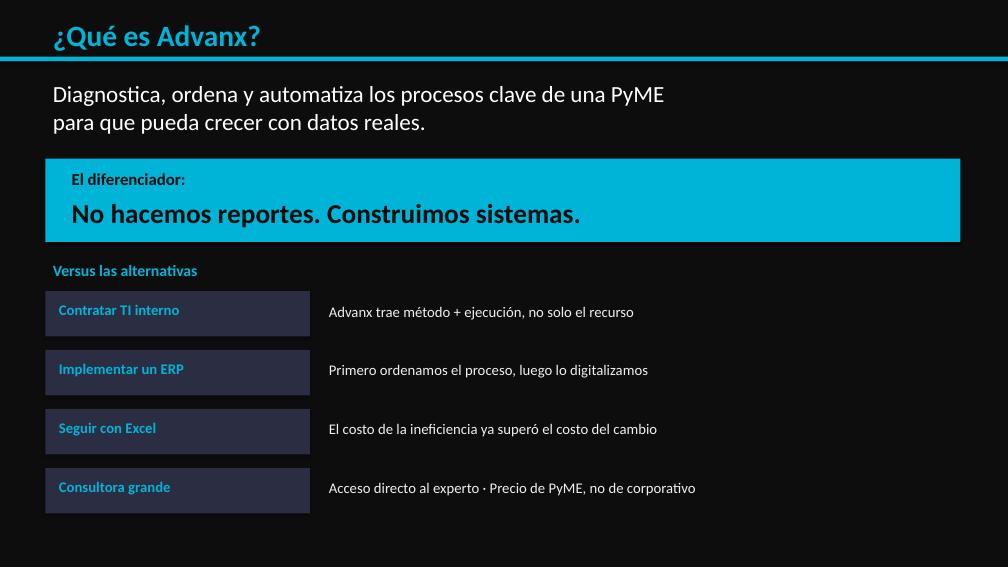
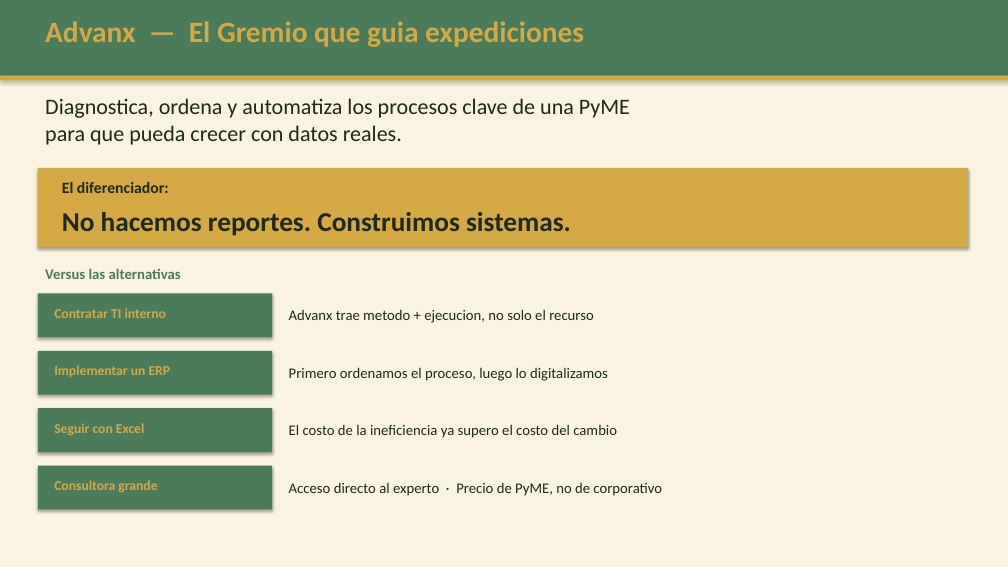
Before and after one commit to diegoomarpf-jpg/miRepo, a slide deck: slide 4 of Advanx — Presentación para Socia.pptx. Drawn at 1008x567 pixels with LibreOffice and Linux fonts; fonts in the diff are those of the drawing. Boxes give left, top, right and bottom in pixels: in the first picture for what was removed or moved away, otherwise in the second. Text is boxed around its words. In the diff, an @@ line names an element or a change of style, - is before the commit and + after.

```diff
--- a/Advanx — Presentación para Socia.pptx
+++ b/Advanx — Presentación para Socia.pptx
@@ rectangle at (x1=0, y1=0, x2=1008, y2=567): fill #0D0D0D to #FAF3E0 @@
@@ rectangle resized from (x1=53, y1=25, x2=261, y2=51) to (x1=0, y1=0, x2=1008, y2=76) @@
@@ rectangle at (x1=0, y1=0, x2=1008, y2=76): fill none to #4A7C59; shadow on @@
@@ text added at (x1=45, y1=21, x2=584, y2=47), 28 pt, text #D4A843, bold @@
+Advanx — El Gremio que guia expediciones
@@ text in rectangle at (x1=53, y1=25, x2=261, y2=51): text removed @@
-¿Qué es Advanx?
@@ rectangle at (x1=0, y1=76, x2=1008, y2=80): fill #00B4D8 to #D4A843 @@
@@ rectangle moved from (x1=0, y1=57, x2=1008, y2=61) to (x1=0, y1=76, x2=1008, y2=80) @@
@@ text "Diagnostica, ordena y automatiza los ..." moved from (x1=53, y1=86, x2=664, y2=134) to (x1=45, y1=98, x2=630, y2=145) @@
@@ text "Diagnostica, ordena y automatiza los ..." at (x1=45, y1=98, x2=630, y2=145): size 22 to 21 pt, text colour #FFFFFF to #1E2A1A @@
@@ rectangle resized from (x1=45, y1=159, x2=960, y2=242) to (x1=38, y1=168, x2=968, y2=247) @@
@@ rectangle at (x1=38, y1=168, x2=968, y2=247): fill #00B4D8 to #D4A843 @@
@@ text "El diferenciador:" moved from (x1=72, y1=173, x2=186, y2=185) to (x1=62, y1=182, x2=169, y2=193) @@
@@ text "El diferenciador:" at (x1=62, y1=182, x2=169, y2=193): size 16 to 15 pt, text colour #0D0D0D to #1E2A1A @@
@@ text "No hacemos reportes. Construimos sistemas." moved from (x1=72, y1=204, x2=581, y2=228) to (x1=62, y1=212, x2=571, y2=236) @@
@@ text "No hacemos reportes. Construimos sistemas." at (x1=62, y1=212, x2=571, y2=236): text colour #0D0D0D to #1E2A1A @@
@@ text "Versus las alternativas" moved from (x1=53, y1=265, x2=198, y2=276) to (x1=45, y1=268, x2=181, y2=279) @@
@@ text "Versus las alternativas" at (x1=45, y1=268, x2=181, y2=279): size 15 to 14 pt, text colour #00B4D8 to #4A7C59 @@
@@ rectangle resized from (x1=45, y1=291, x2=310, y2=337) to (x1=38, y1=293, x2=272, y2=337) @@
@@ text at (x1=289, y1=309, x2=594, y2=323): text changed; text colour #EFEFEF to #1E2A1A @@
-Advanx trae método + ejecución, no solo el recurso
+Advanx trae metodo + ejecucion, no solo el recurso
@@ rectangle resized from (x1=45, y1=350, x2=310, y2=395) to (x1=38, y1=351, x2=272, y2=395) @@
@@ text "Primero ordenamos el proceso, luego ..." moved from (x1=329, y1=364, x2=648, y2=378) to (x1=289, y1=367, x2=608, y2=381) @@
@@ text "Primero ordenamos el proceso, luego ..." at (x1=289, y1=367, x2=608, y2=381): text colour #EFEFEF to #1E2A1A @@
@@ rectangle resized from (x1=45, y1=409, x2=310, y2=454) to (x1=38, y1=408, x2=272, y2=452) @@
@@ text at (x1=289, y1=424, x2=617, y2=438): text changed; text colour #EFEFEF to #1E2A1A @@
-El costo de la ineficiencia ya superó el costo del cambio
+El costo de la ineficiencia ya supero el costo del cambio
@@ fill #2B2D42 to #4A7C59 in 4 elements at (x1=38, y1=351, x2=272, y2=395), (x1=38, y1=293, x2=272, y2=337), (x1=38, y1=408, x2=272, y2=452), (x1=38, y1=466, x2=272, y2=510) @@
@@ rectangle resized from (x1=45, y1=468, x2=310, y2=513) to (x1=38, y1=466, x2=272, y2=510) @@
@@ size 14 to 13 pt, text colour #00B4D8 to #D4A843 in 4 elements at (x1=54, y1=365, x2=171, y2=377), (x1=54, y1=423, x2=144, y2=435), (x1=54, y1=308, x2=166, y2=318), (x1=54, y1=480, x2=157, y2=492) @@
@@ text "Acceso directo al experto · ..." at (x1=289, y1=483, x2=662, y2=496): text colour #EFEFEF to #1E2A1A @@
@@ text "Acceso directo al experto · ..." moved from (x1=329, y1=482, x2=696, y2=496) to (x1=289, y1=483, x2=662, y2=496) @@
```
Also in this commit, not shown: 12 other slides changed, 1 slide added, 1 slide removed, 5 other files.
